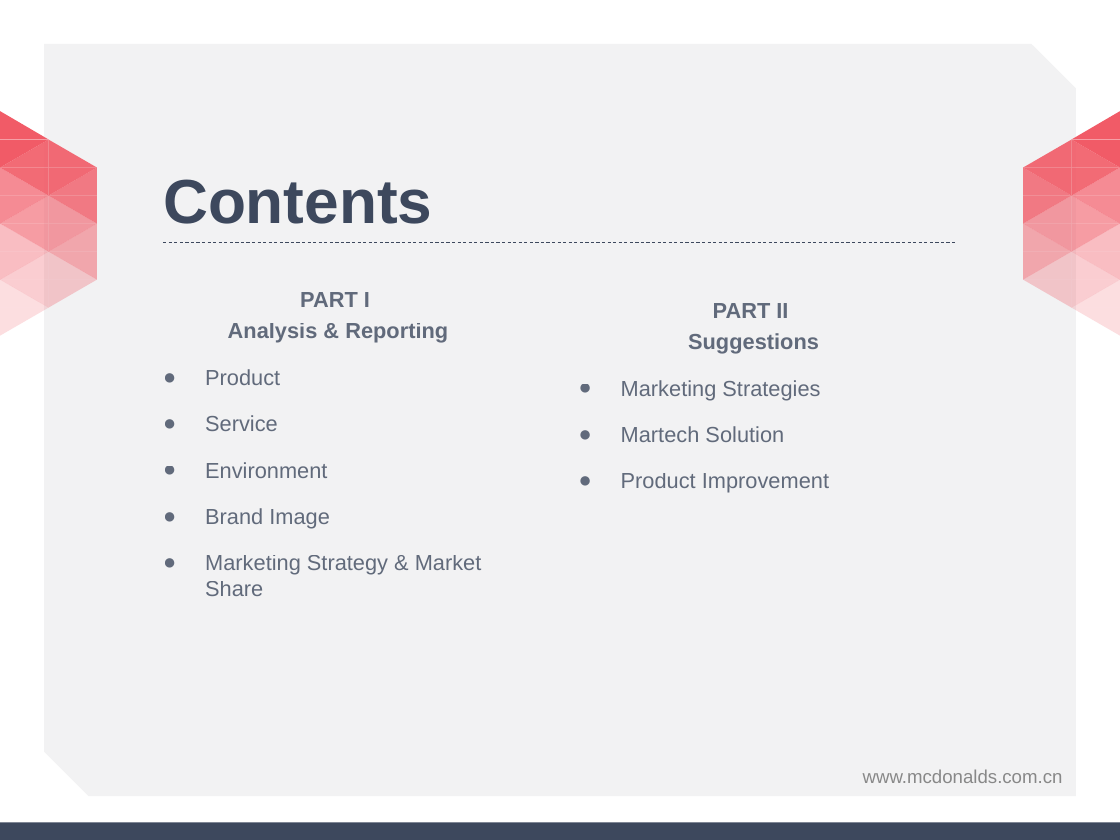
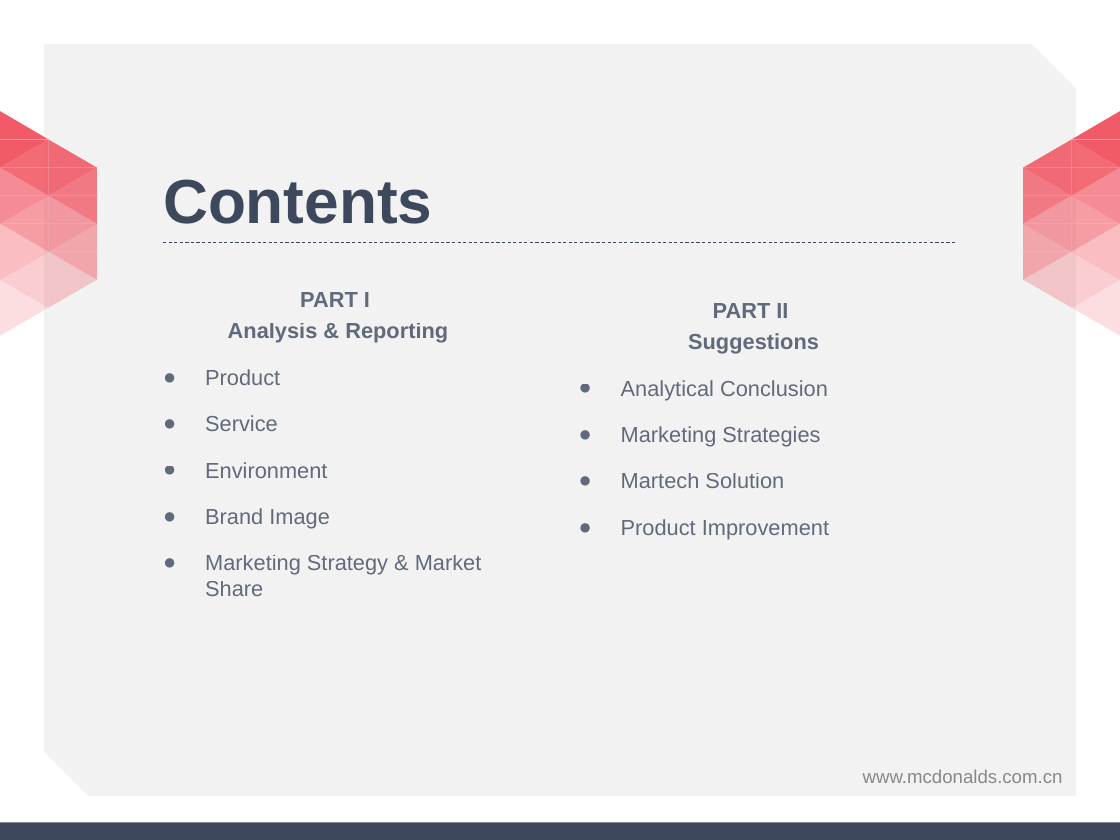
Before and after one commit to davidjacksonluther/impacttest, a slide deck: slide 2 of View/Company/McDonalds/Competitor Analysis and Solutions.pptx. Drawn at 1120x840 pixels with LibreOffice and Linux fonts; fonts in the diff are those of the drawing; background and template pictures are left out. Boxes give left, top, right and bottom in pixels: in the first picture for what was removed or moved away, otherwise in the second. Text is boxed around its words. In the diff, an @@ line names an element or a change of style, - is before the commit and + after.

```diff
--- a/View/Company/McDonalds/Competitor Analysis and Solutions.pptx
+++ b/View/Company/McDonalds/Competitor Analysis and Solutions.pptx
@@ text at box(621, 380, 828, 400): paragraph added @@
+● Analytical Conclusion
```
Also in this commit, not shown: 9 other slides changed, 4 slides added, 1 slide removed, 2 other files.
